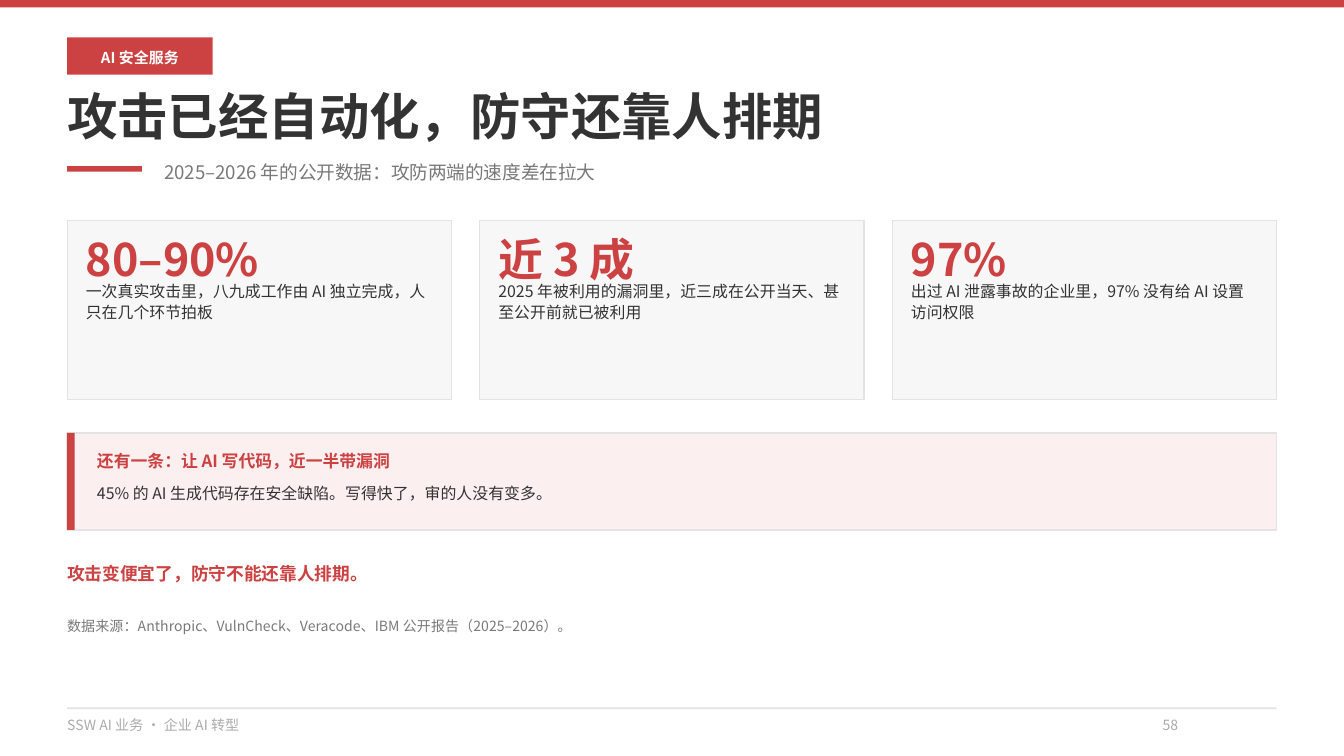
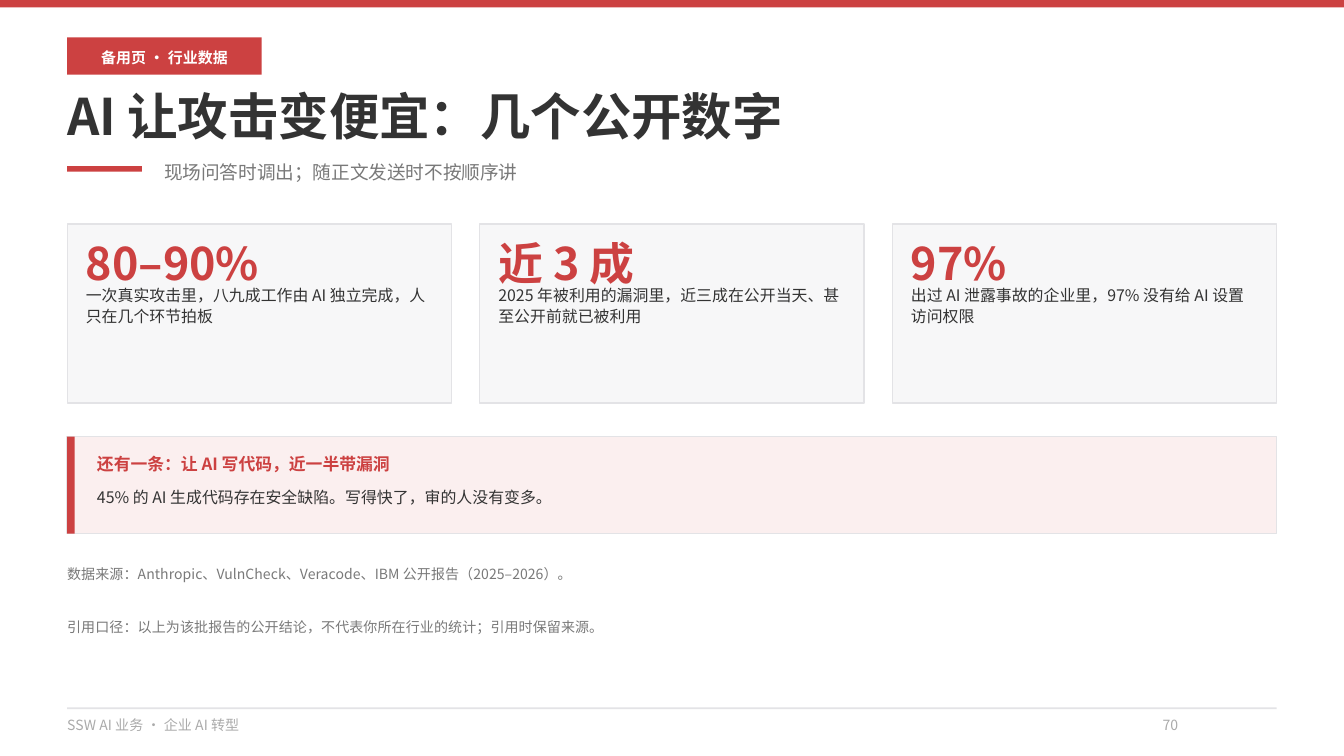
Before and after one commit to hveraus/ssw-business, a slide deck: slide 70 of SSW AI 业务_v2/SSW AI 业务_v3.pptx (slide 58 before the commit). Drawn at 1344x756 pixels with LibreOffice and Linux fonts; fonts in the diff are those of the drawing. Boxes give left, top, right and bottom in pixels: in the first picture for what was removed or moved away, otherwise in the second. Text is boxed around its words. In the diff, an @@ line names an element or a change of style, - is before the commit and + after.

Commit message:
第八部分按评审意见重做（11 页→9 页 + 备用页），全篇 70 页
57–61 更快讲到能做什么：删「三个风险口」页，风险示例并入三项服务卡；行业数据移到末页备用页；57 分隔页改为短过渡；盲区表「能/否」改为「常见覆盖/部分覆盖/需专项验证」
62–63 统一交付口径：服务二以代码与小工具为主线、对外内容标「可选」；表头「谁做的」→「典型对象」；成果句与抽样口径对齐
64–65/66 把保证变成验收项：删「一句话骗不走资料」「模型不用换」；改为按当前用户权限取数 + 高风险操作授权人确认；架构页改为数据流向图（留在环境/经审批外发/日志位置）；数据安全页把「不出公司网络」限定为全本地方案，留痕落到审计事件、日志权限与保留期
64 报告页：左侧标「示例·虚构数据」；右栏改为「发现→修复→复测」流转记录；80 项补覆盖范围、统计周期与去重口径
65/67 收成两个入口：诊断标题改「验证一个模块的关键风险」、写明从环境账号就绪起算、无论是否发现问题都交付范围与结论；结束页并列「聊 AI 落地场景 / 评估一个安全模块」

```diff
--- a/SSW AI 业务_v2/SSW AI 业务_v3.pptx
+++ b/SSW AI 业务_v2/SSW AI 业务_v3.pptx
@@ rectangle: place and size @@
-rectangle at (67,38,212,75)
+rectangle at (67,38,262,75)
@@ text at (101,50,228,65): text changed @@
-AI 安全服务
+备用页 · 行业数据
@@ text at (67,91,783,140): text changed @@
-攻击已经自动化，防守还靠人排期
+AI 让攻击变便宜：几个公开数字
@@ text at (164,163,517,182): text changed @@
-2025–2026 年的公开数据：攻防两端的速度差在拉大
+现场问答时调出；随正文发送时不按顺序讲
@@ 7 texts, 5 rectangles: place and size @@
-7 texts, 5 rectangles at (67,220,1277,530)
+7 texts, 5 rectangles at (67,224,1277,534)
@@ text "数据来源：Anthropic、VulnCheck、Veracode、IBM 公开报告（2025–2026）。": place and size @@
-text "数据来源：Anthropic、VulnCheck、Veracode、IBM 公开报告（2025–2026）。" at (67,619,572,634)
+text "数据来源：Anthropic、VulnCheck、Veracode、IBM 公开报告（2025–2026）。" at (67,567,572,582)
@@ text removed at (67,565,368,583) @@
-攻击变便宜了，防守不能还靠人排期。
@@ text added at (67,620,603,634), 7.5 pt, text #797979 @@
+引用口径：以上为该批报告的公开结论，不代表你所在行业的统计；引用时保留来源。
@@ text at (1163,720,1179,730): text changed @@
-58
+70
```
Also in this commit, not shown: 12 other slides changed, 1 slide added, 2 slides removed, 2 other files.
